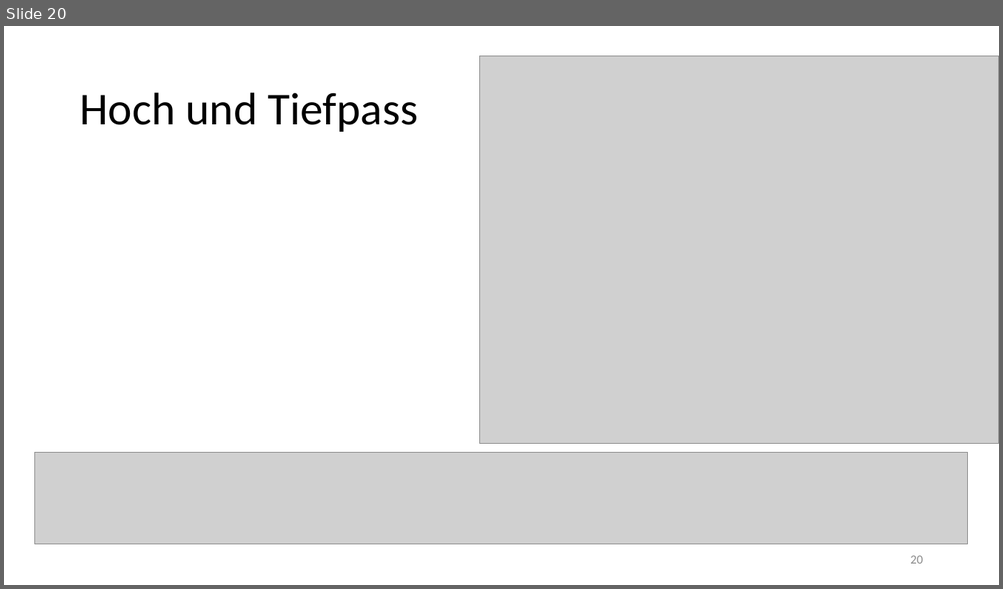
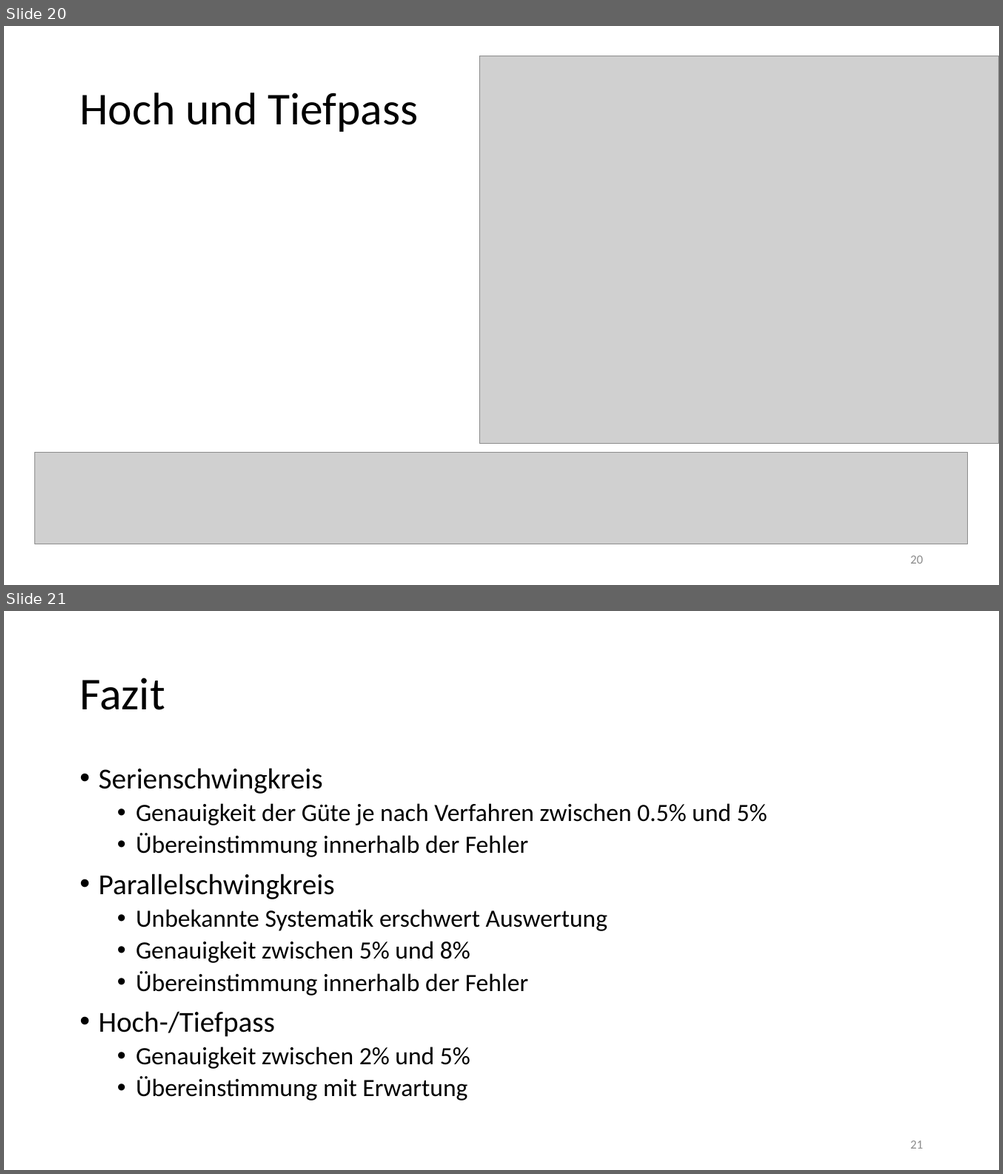
Before and after one commit to thewhitecat/grundpraktikum1, a slide deck: grundpraktikum2/E-Lehre/E-Lehre.pptx. Shown one above the other, each under a label of ours: slide 20 before the commit, slides 20 and 21 after it. The pictures are 1003x589 and 1003x1174 pixels, drawn with LibreOffice and Linux fonts; fonts in the diff are those of the drawing; grey boxes stand for pictures. Boxes give left, top, right and bottom in pixels: in the first picture for what was removed or moved away, otherwise in the second. Text is boxed around its words. In the diff, an @@ line names an element or a change of style, - is before the commit and + after.

```diff
--- a/grundpraktikum2/E-Lehre/E-Lehre.pptx
+++ b/grundpraktikum2/E-Lehre/E-Lehre.pptx
@@ slide 21 added at (4, 611, 999, 1170), background #FFFFFF @@
@@ title added at (79, 678, 165, 710), 44 pt, text #000000 @@
+Fazit
@@ text added at (99, 768, 767, 1101), 24 pt, text #000000 @@
+• Serienschwingkreis
+  • Genauigkeit der Güte je nach Verfahren zwischen 0.5% und 5%
+  • Übereinstimmung innerhalb der Fehler
+• Parallelschwingkreis
+  • Unbekannte Systematik erschwert Auswertung
+  • Genauigkeit zwischen 5% und 8%
+  • Übereinstimmung innerhalb der Fehler
+• Hoch-/Tiefpass
+  • Genauigkeit zwischen 2% und 5%
+  • Übereinstimmung mit Erwartung
@@ page number added at (910, 1141, 922, 1149), 12 pt, text #8C8C8C @@
+21
```
Also in this commit, not shown: 6 slides changed, 1 other slide added, 1 slide removed.
